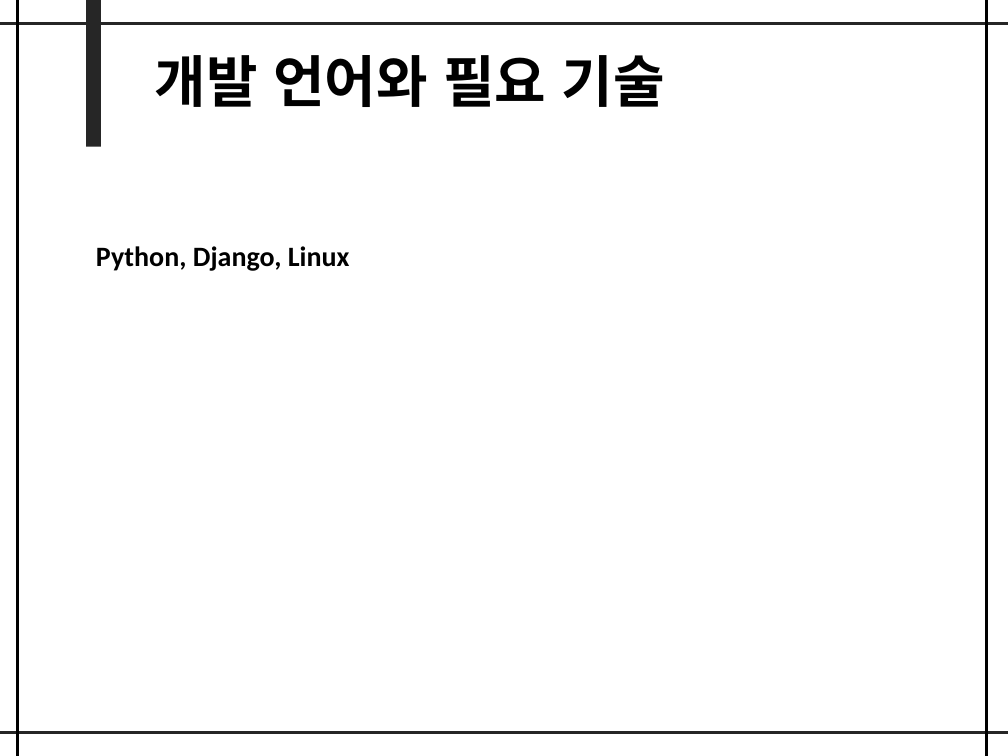
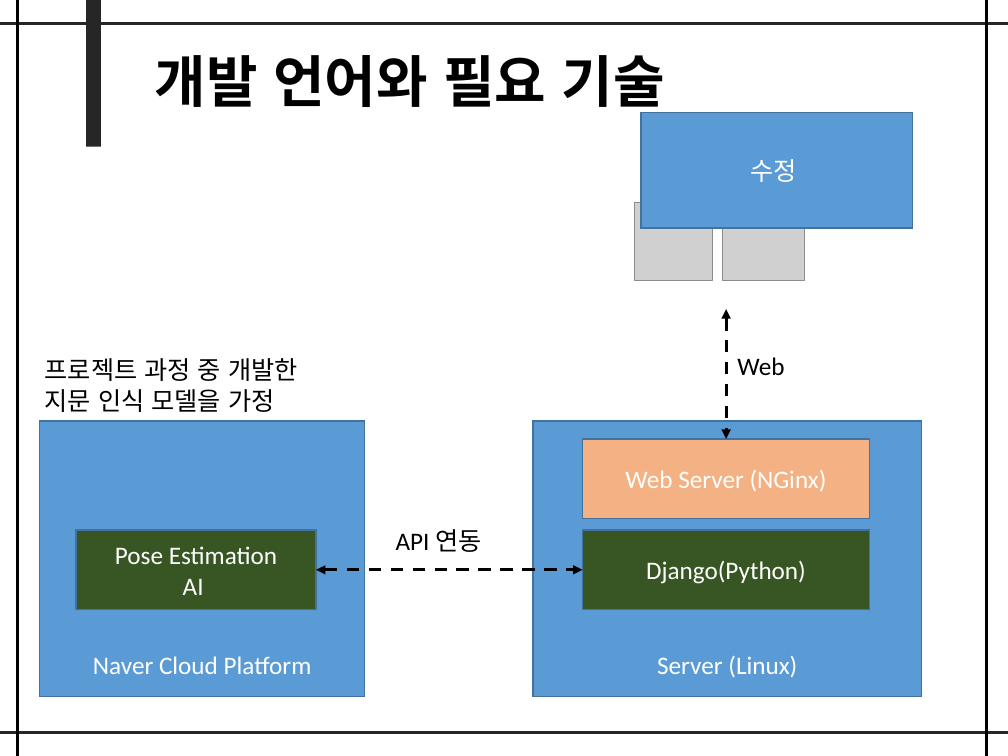
Before and after one commit to CheolYongLee/KSA_Project, a slide deck: slide 5 of 시네틱스 보고서.pptx. Drawn at 1008x756 pixels with LibreOffice and Linux fonts; fonts in the diff are those of the drawing; grey boxes stand for pictures. Boxes give left, top, right and bottom in pixels: in the first picture for what was removed or moved away, otherwise in the second. Text is boxed around its words. In the diff, an @@ line names an element or a change of style, - is before the commit and + after.

```diff
--- a/시네틱스 보고서.pptx
+++ b/시네틱스 보고서.pptx
@@ rectangle added at [641,112,912,228], fill #5B9BD5, outline #43739E 1 pt, 18 pt, text #FFFFFF @@
+수정
@@ picture added at [634,203,712,280] @@
@@ picture added at [723,197,804,281] @@
@@ text removed at [96,246,350,271] @@
-Python, Django, Linux
@@ double arrow added from (726, 309) to (726, 438), #000000 2.25 pt dashed @@
@@ text added at [45,358,298,412], 18 pt, text #000000 @@
+프로젝트 과정 중 개발한
+지문 인식 모델을 가정
@@ text added at [737,357,784,375], 18 pt, text #000000 @@
+Web
@@ rectangle added at [40,421,365,697], fill #5B9BD5, outline #43739E 1 pt, 18 pt, text #FFFFFF @@
+Naver Cloud Platform
@@ rectangle added at [533,421,922,697], fill #5B9BD5, outline #43739E 1 pt, 18 pt, text #FFFFFF @@
+Server (Linux)
@@ rectangle added at [583,438,870,518], fill #F4B183, outline #43739E 1 pt, 18 pt, text #FFFFFF @@
+Web Server (NGinx)
@@ rectangle added at [76,530,316,610], fill #385723, outline #43739E 1 pt, 18 pt, text #FFFFFF @@
+Pose Estimation
+AI
@@ text added at [396,529,481,552], 18 pt, text #000000 @@
+API 연동
@@ rectangle added at [583,530,870,610], fill #385723, outline #43739E 1 pt, 18 pt, text #FFFFFF @@
+Django(Python)
@@ double arrow added from (317, 570) to (583, 570), #000000 2.25 pt dashed @@
```
Also in this commit, not shown: 1 other slide changed.
